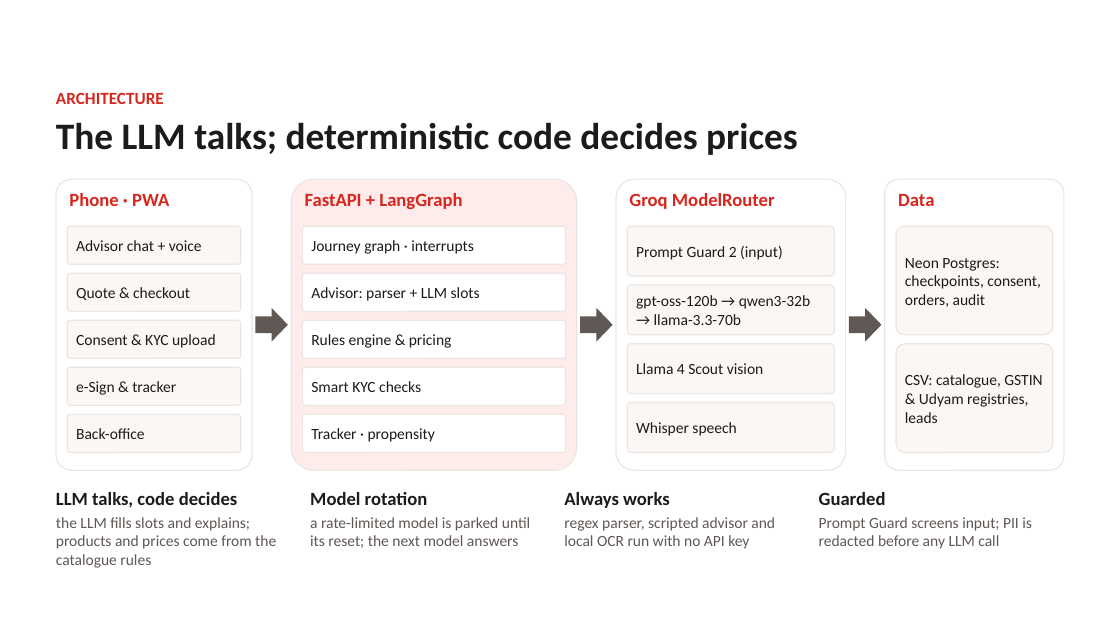
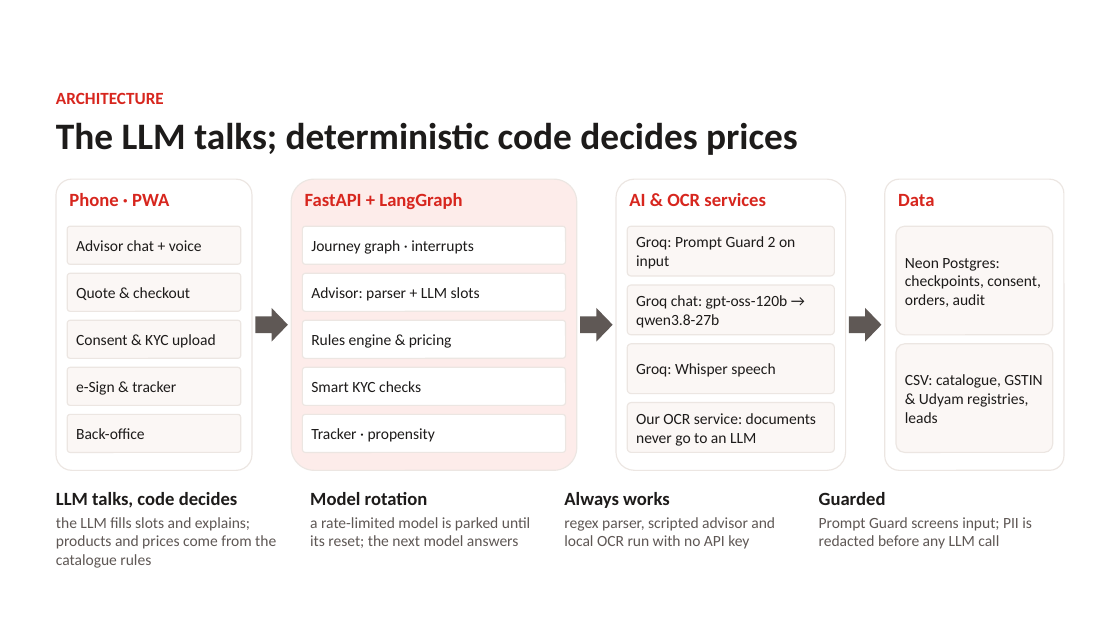
Before and after one commit to Psquare31/Airtel-Sync-26, a slide deck: slide 6 of docs/deck/Udyam_Digital_Business_Case.pptx. Drawn at 1120x630 pixels with LibreOffice and Linux fonts; fonts in the diff are those of the drawing; background and template pictures are left out. Boxes give left, top, right and bottom in pixels: in the first picture for what was removed or moved away, otherwise in the second. Text is boxed around its words. In the diff, an @@ line names an element or a change of style, - is before the commit and + after.

Commit message:
kyc documents read only by our own ocr: ocr_service for hf spaces, vision opt-in and off, consent v3

```diff
--- a/docs/deck/Udyam_Digital_Business_Case.pptx
+++ b/docs/deck/Udyam_Digital_Business_Case.pptx
@@ text at (629,193,766,206): text changed @@
-Groq ModelRouter
+AI & OCR services
@@ text at (636,236,795,269): text changed @@
-Prompt Guard 2 (input)
+Groq: Prompt Guard 2 on input
@@ text at (636,295,788,328): text changed @@
-gpt-oss-120b → qwen3-32b → llama-3.3-70b
+Groq chat: gpt-oss-120b → qwen3.8-27b
@@ text at (636,363,775,377): text changed @@
-Llama 4 Scout vision
+Groq: Whisper speech
@@ text at (636,413,816,446): text changed @@
-Whisper speech
+Our OCR service: documents never go to an LLM
```
Also in this commit, not shown: 1 other slide changed, 21 other files.
